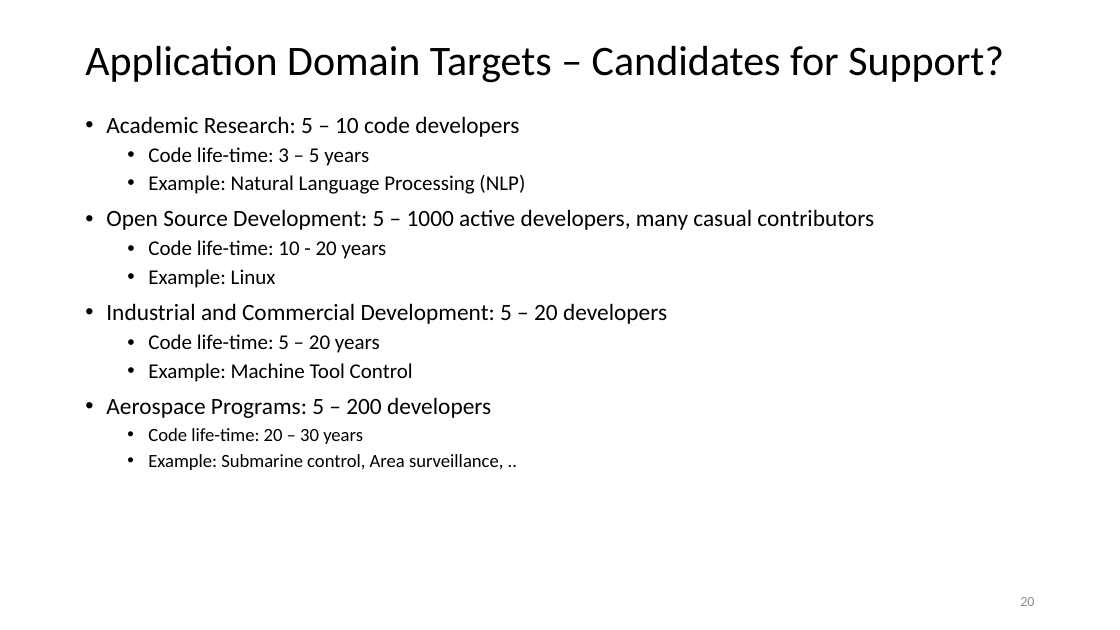
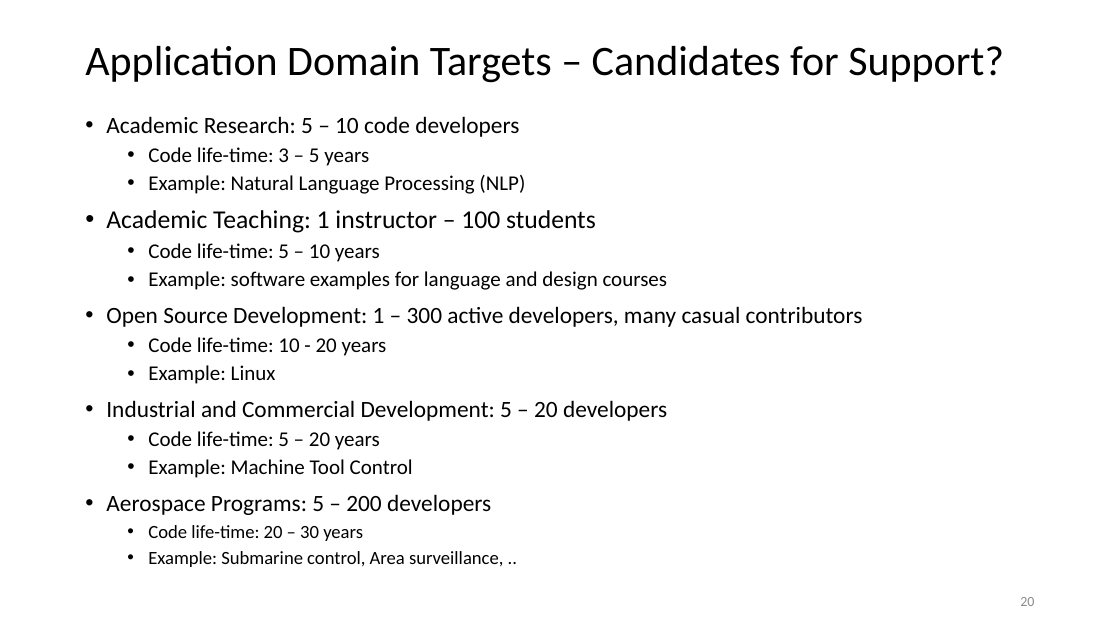
Before and after one commit to JimFawcett/JimFawcett.github.io, a slide deck: slide 20 of Resources/PublishingSourceCode.pptx. Drawn at 1120x630 pixels with LibreOffice and Linux fonts; fonts in the diff are those of the drawing. Boxes give left, top, right and bottom in pixels: in the first picture for what was removed or moved away, otherwise in the second. Text is boxed around its words. In the diff, an @@ line names an element or a change of style, - is before the commit and + after.

```diff
--- a/Resources/PublishingSourceCode.pptx
+++ b/Resources/PublishingSourceCode.pptx
@@ text at (x1=106, y1=210, x2=863, y2=327): text changed; size 20 to 18 pt @@
-• Open Source Development: 5 – 1000 active developers, many casual contributors
+• Academic Teaching: 1 instructor – 100 students
+  • Code life-time: 5 – 10 years
+  • Example: software examples for language and design courses
+• Open Source Development: 1 – 300 active developers, many casual contributors
```
Also in this commit, not shown: 6 other slides changed, 1 slide added, 4 other files.
